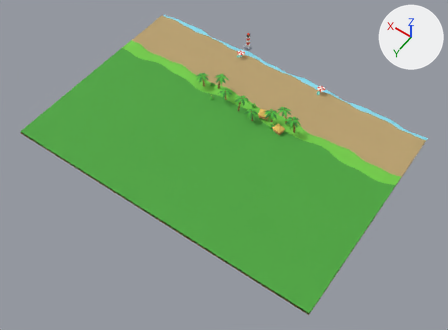
What one commit did to the FBX model Assets/Tide/Resources/Models/env_harbor.fbx.
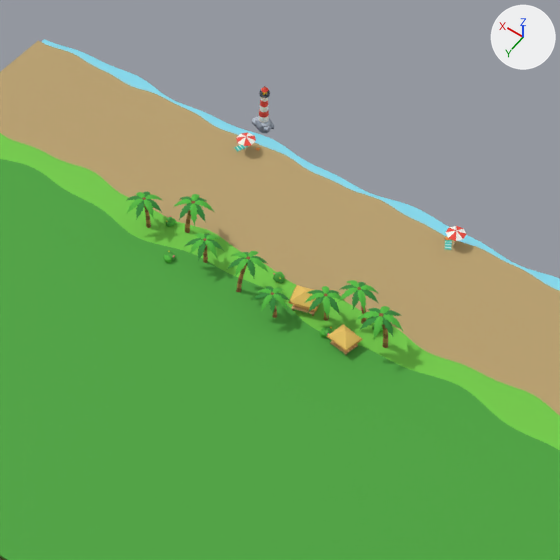
Each version is shown whole from a 50 mm camera at (-31.0, 58.2, 62.0) aimed at (-2.0, 17.6, -1.9), then close up on the part from 33% to 81% of the width and 0% to 65% of the height. The axes (+X, +Y, +Z) are drawn at upper right. The lights are the same throughout. The last two pictures show the newer version. Vertices at exactly the same position are counted once.

Names of what the first close-up shows: 'env_harbor'.
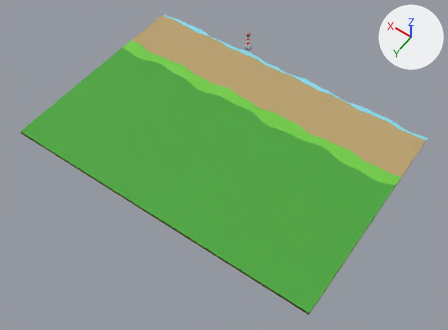
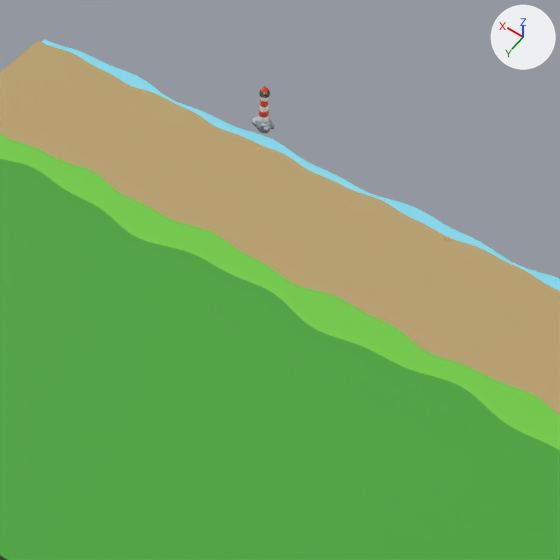
What changed in the scene script:
```text
Change me_shallow:
    used by ob_env_harbor; location = (0.0, 0.0, 0.0); rotation_euler = (1.571, 0.0, 0.0), in degrees (90, 0, 0)
    remove me_shallow.from_pydata(...)  # 9510 vertices, 9283 faces; spans x -22.0..22.0, y -0.6..2.9, z -30.0..1.8
    add me_shallow.from_pydata(...)  # 1708 vertices, 1215 faces; spans x -22.0..22.0, y -0.6..2.7, z -30.0..1.8
    me_shallow part 1: 199 loose pieces with 7778 vertices, spanning x -8.3..8.7, y 0.2..2.9, z -11.8..-0.3, are deleted
    me_shallow part 2
    24 vertices are removed from x -6.6..-5.9, y 0.2..0.3, z -1.5..-0.7
    30 faces are deleted
    4 new faces join them
```

Where the change shows, as pixel boxes (x1, y1, x2, y2) in the close-ups (560 x 560 px):
part 1 of me_shallow, deleted
    before: (127, 133, 467, 355)
part 2 of me_shallow, reshaped
    before: (444, 237, 452, 250)
